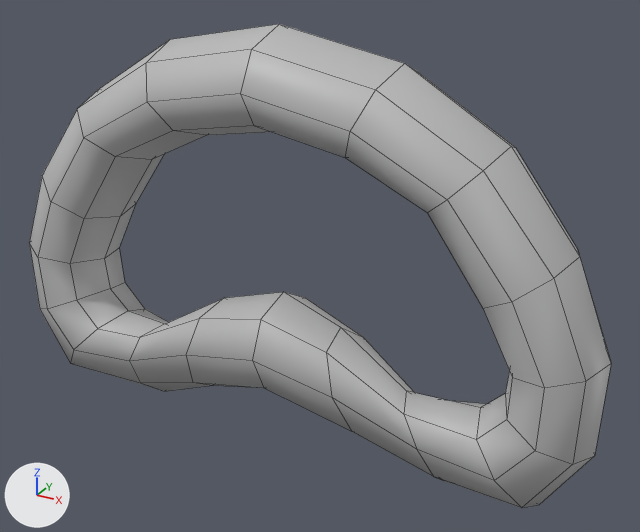
One commit to the FBX model SEAGamejam2021 - Kingpin/Assets/Models/Mouth.fbx: the scene before it, then after it.
Rendered twice from a 50 mm lens placed at (0.0325, -0.0104, 0.5683), pointed at (0.0027, 0.0438, 0.5412). The axes (+X, +Y, +Z) are drawn at lower left. The lights are the same throughout. Shape keys are drawn at the values saved in each file. Mesh edges are drawn as thin lines.

The first picture shows 'Mouth'.
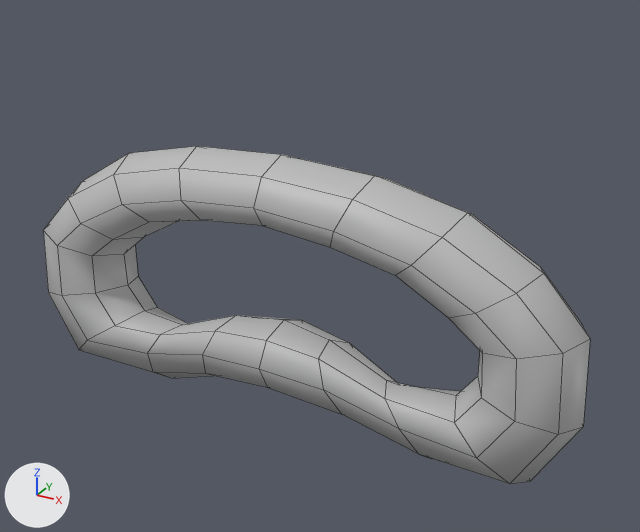
Patch to the scene script:
```diff
--- a/SEAGamejam2021 - Kingpin/Assets/Models/Mouth.fbx.py
+++ b/SEAGamejam2021 - Kingpin/Assets/Models/Mouth.fbx.py
@@ key_0_ptorus2 @@
 key_0_ptorus2 = bpy.data.objects['Mouth'].data.shape_keys.key_blocks['pTorus2']
-key_0_ptorus2.value = 1.0
+key_0_ptorus2.value = 0.0
```

Where the change shows, as pixel boxes [x1, y1, x2, y2] in the pictures (640 x 532 px):
'Mouth', reshaped (30% shorter)
    before: [30, 24, 611, 508]
    after: [43, 146, 590, 484]
